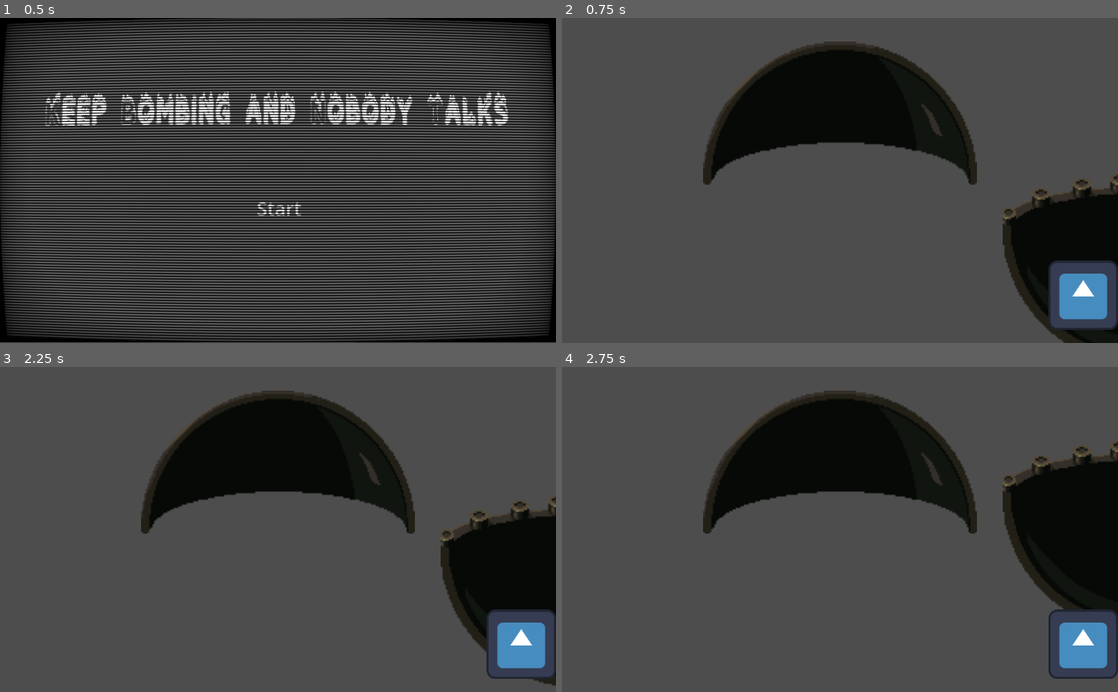
Above: before the commit, frames 1-4 (two rows, left to right).
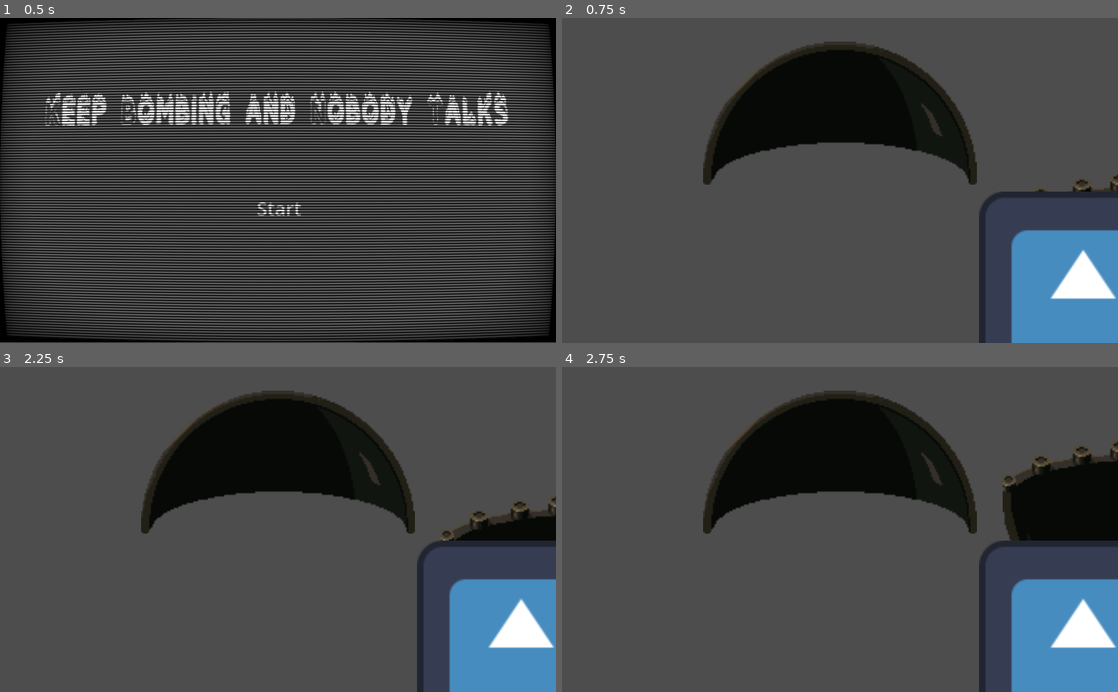
Above: after the commit, the same moments.

Repository: MarianPoirot/Gamejam-construire
Game: Godot game, scene res://Scenes/World/Opening.tscn
The game is run twice, just before and just after one commit, with the same random seed, the same clock (stepped at 60 frames per second) and the same inputs. The engine's default icon, where the game draws it, is replaced by a stand-in: a white triangle on a blue panel in a dark square.
Inputs (mouse positions are in pixels of both pictures, inside the frame that each line leads up to):
- Up to frame 1 (0.5 s): no input
- Up to frame 2 (0.75 s): click "Start" at 0.5 s
- Up to frame 3 (2.25 s): tap Enter at 1.25 s; drag from (278, 461) to (522, 562) at 1.27 s; tap Space (start) at 2 s; drag from (522, 643) to (522, 562) at 2.02 s
- Up to frame 4 (2.75 s): no input

Frame 1 is identical in both runs. In frame 2, 9.1% of the frame differs, in the area x 75-100%, y 53-100%; in frame 3, 9.2%; in frame 4, 8.8%.

Commit message:
added balloon sprite

Diff:
--- a/Scenes/Pieces/Piece.tscn
+++ b/Scenes/Pieces/Piece.tscn
@@ -3,7 +3,7 @@
 [ext_resource type="Script" path="res://Scripts/Pieces/Piece.gd" id="1_4b251"]
 
 [sub_resource type="CircleShape2D" id="CircleShape2D_78j7b"]
-radius = 64.0
+radius = 24.0
 
 [sub_resource type="CircleShape2D" id="CircleShape2D_fw7gl"]
 
--- a/Scenes/Pieces/coque_inférieure.tscn
+++ b/Scenes/Pieces/coque_inférieure.tscn
@@ -17,7 +17,6 @@
 visible = false
 scale = Vector2(5, 5)
 shape = SubResource("ConvexPolygonShape2D_pjbpw")
-disabled = true
 
 [node name="Ancre" parent="." index="2"]
 position = Vector2(0, -50)
@@ -37,3 +36,7 @@
 [node name="ancre_pique3" parent="recepteurAncre" index="2" instance=ExtResource("3_bm6tj")]
 position = Vector2(-72, 16)
 id = 14
+
+[node name="ancre_ballon" parent="recepteurAncre" index="3" instance=ExtResource("3_bm6tj")]
+position = Vector2(0, -24)
+scale = Vector2(0.5, 0.5)
--- a/Scenes/World/Main.tscn
+++ b/Scenes/World/Main.tscn
@@ -1,18 +1,12 @@
-[gd_scene load_steps=6 format=3 uid="uid://b3wbxtbbacebh"]
+[gd_scene load_steps=5 format=3 uid="uid://b3wbxtbbacebh"]
 
 [ext_resource type="Script" path="res://Scripts/World/Main.gd" id="1_vn17v"]
 [ext_resource type="PackedScene" uid="uid://bdjiu0hjvnp10" path="res://Scenes/Pieces/ballon.tscn" id="2_y7w6m"]
 [ext_resource type="PackedScene" uid="uid://nulgtes263rk" path="res://Scenes/Pieces/coque_inférieure.tscn" id="3_k3jia"]
-[ext_resource type="PackedScene" uid="uid://dgicsyqpftdlt" path="res://Scenes/Pieces/ancre.tscn" id="3_uptiu"]
 [ext_resource type="PackedScene" uid="uid://ksyhx6uwk1rr" path="res://Scenes/Pieces/coque_supérieure.tscn" id="4_ccyxp"]
 
 [node name="Main" type="Node2D"]
 script = ExtResource("1_vn17v")
-
-[node name="ancre" parent="." instance=ExtResource("3_uptiu")]
-position = Vector2(960, 360)
-scale = Vector2(3, 3)
-disable = false
 
 [node name="Coque_inf" parent="." instance=ExtResource("3_k3jia")]
 position = Vector2(1064, 464)
@@ -24,4 +18,5 @@
 
 [node name="ballon" parent="." instance=ExtResource("2_y7w6m")]
 position = Vector2(960, 512)
+scale = Vector2(3, 3)
 id = 0
Not shown: 1 places in Scenes/Pieces/coque_inférieure.tscn that only renumber resources
